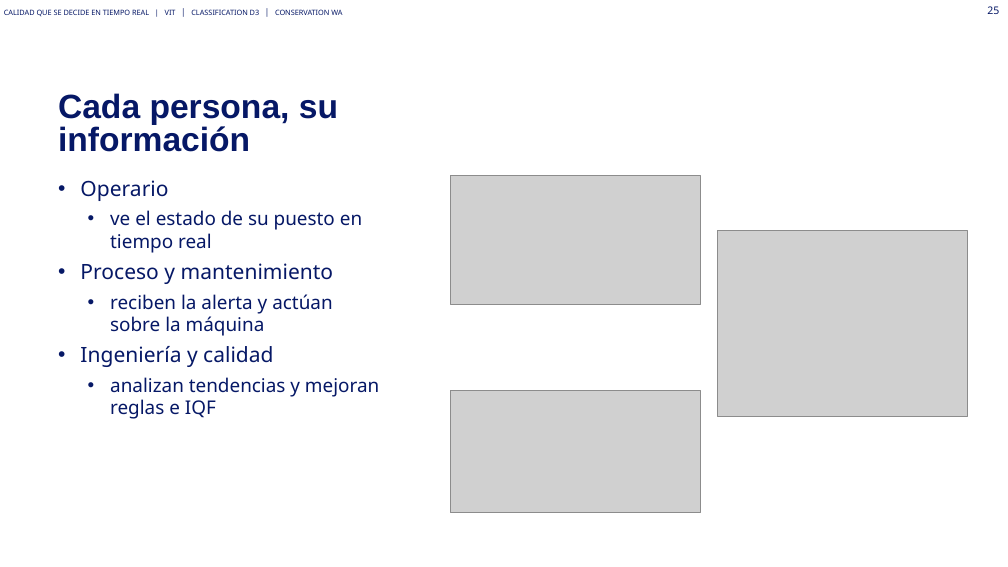
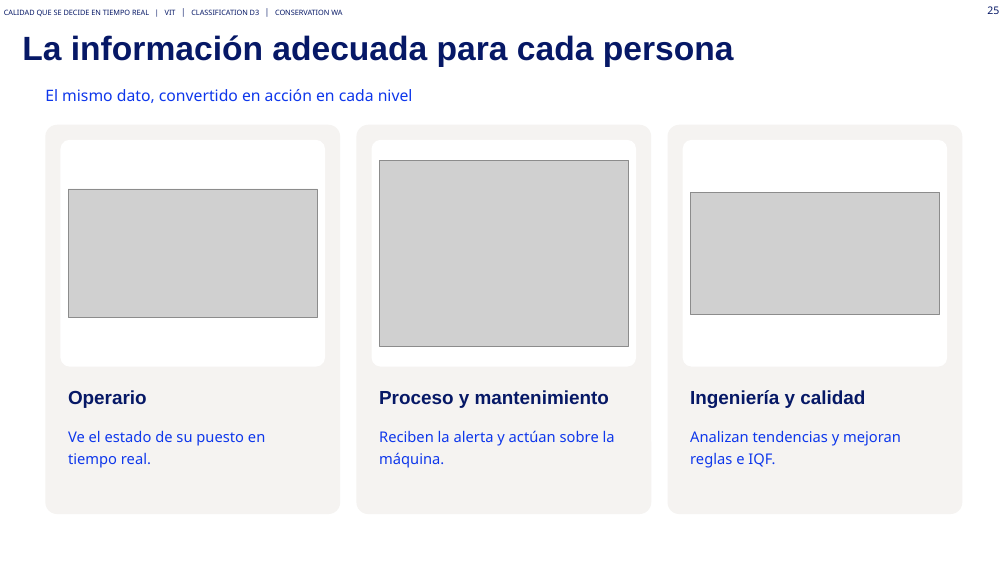
Before and after one commit to Asierenux/blank-app, a slide deck: slide 25 of presentaciones/Michelin_Hyundai_Fabricacion_Digital_ES_plantilla2026.pptx. Drawn at 1008x567 pixels with LibreOffice and Linux fonts; fonts in the diff are those of the drawing; grey boxes stand for pictures. Boxes give left, top, right and bottom in pixels: in the first picture for what was removed or moved away, otherwise in the second. Text is boxed around its words. In the diff, an @@ line names an element or a change of style, - is before the commit and + after.

```diff
--- a/presentaciones/Michelin_Hyundai_Fabricacion_Digital_ES_plantilla2026.pptx
+++ b/presentaciones/Michelin_Hyundai_Fabricacion_Digital_ES_plantilla2026.pptx
@@ title "La información adecuada para cada ..." at [22,35,734,67]: vertical alignment top to middle @@
@@ title at [22,35,734,67]: text changed @@
-Cada persona, su información
+La información adecuada para cada persona
@@ text added at [45,89,413,103], 15 pt, text #0E37EB @@
+El mismo dato, convertido en acción en cada nivel
@@ rounded rectangle added at [45,125,340,514], fill #F5F3F1 @@
@@ rounded rectangle added at [60,140,325,367], fill #FFFFFF @@
@@ rounded rectangle added at [356,125,651,514], fill #F5F3F1 @@
@@ rounded rectangle added at [372,140,637,367], fill #FFFFFF @@
@@ rounded rectangle added at [668,125,963,514], fill #F5F3F1 @@
@@ rounded rectangle added at [683,140,948,367], fill #FFFFFF @@
@@ picture: place and size @@
-picture at [718,231,968,417]
+picture at [379,160,628,346]
@@ picture: place and size @@
-picture at [451,175,701,304]
+picture at [68,189,318,318]
@@ text removed at [80,180,379,419] @@
-• Operario
-  • ve el estado de su puesto en tiempo real
-• Proceso y mantenimiento
-  • reciben la alerta y actúan sobre la máquina
-• Ingeniería y calidad
-  • analizan tendencias y mejoran reglas e IQF
@@ picture: place and size @@
-picture at [451,390,701,513]
+picture at [690,192,940,315]
@@ text added at [68,390,147,408], 18 pt, text #061866, bold @@
+Operario
@@ text added at [379,390,609,408], 18 pt, text #061866, bold @@
+Proceso y mantenimiento
@@ text added at [690,390,865,408], 18 pt, text #061866, bold @@
+Ingeniería y calidad
@@ text added at [68,430,265,468], 14 pt, text #0E37EB @@
+Ve el estado de su puesto en tiempo real.
@@ text added at [379,430,615,468], 14 pt, text #0E37EB @@
+Reciben la alerta y actúan sobre la máquina.
@@ text added at [690,430,901,468], 14 pt, text #0E37EB @@
+Analizan tendencias y mejoran reglas e IQF.
```
Also in this commit, not shown: 25 other slides changed, 1 other file.
